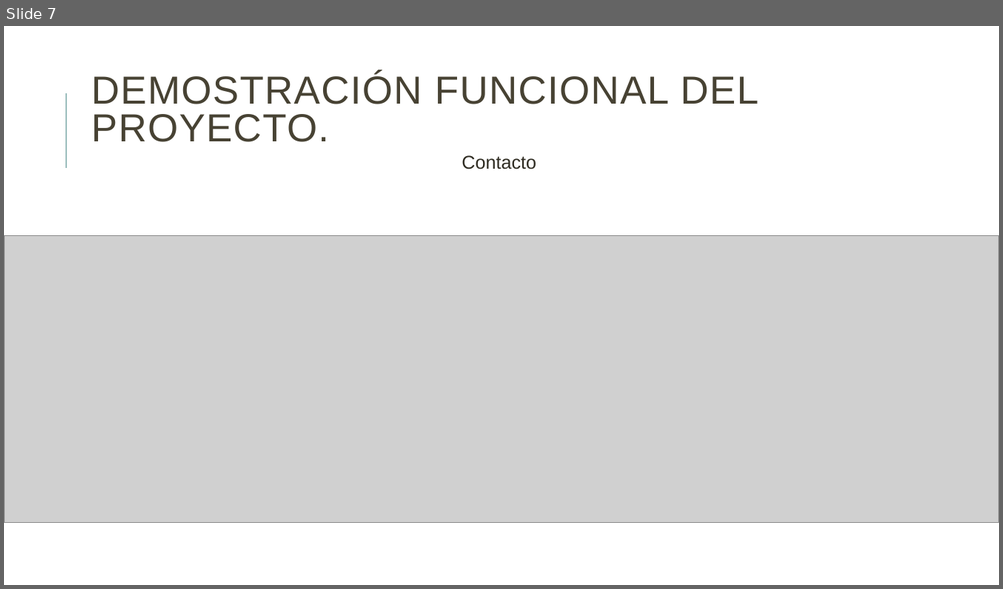
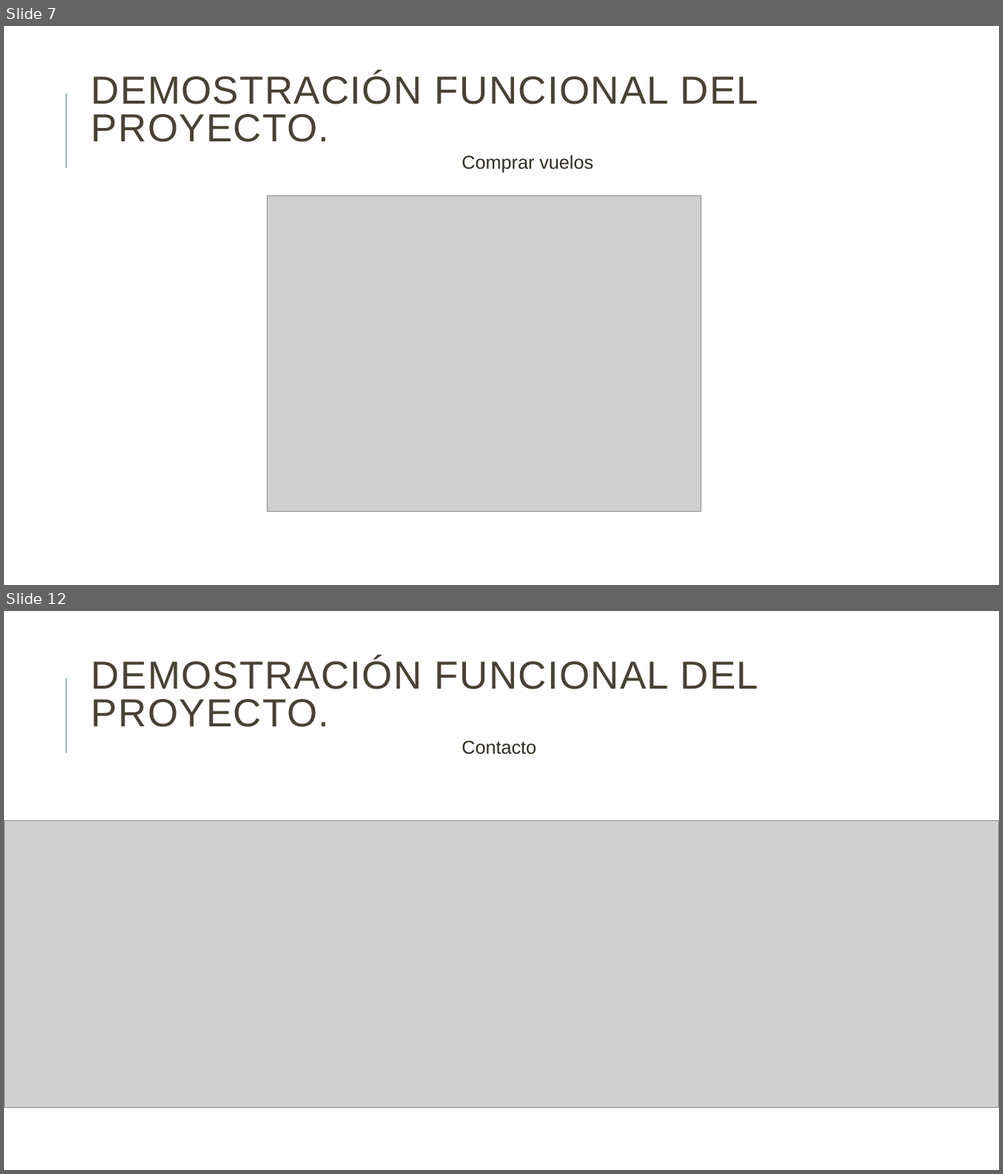
Before and after one commit to danielallhoff/M17-G4-AirDSS, a slide deck: AIRDSS.pptx. Shown one above the other, each under a label of ours: slide 7 before the commit, slides 7 and 12 after it; the slides between them are not shown. The pictures are 1003x589 and 1003x1174 pixels, drawn with LibreOffice and Linux fonts; fonts in the diff are those of the drawing; grey boxes stand for pictures. Boxes give left, top, right and bottom in pixels: in the first picture for what was removed or moved away, otherwise in the second. Text is boxed around its words. In the diff, an @@ line names an element or a change of style, - is before the commit and + after.

```diff
--- a/AIRDSS.pptx
+++ b/AIRDSS.pptx
@@ slide 7 added at box(4, 26, 999, 585), background #FFFFFF; not listed: 1 template element that a slide beside it also shows @@
@@ title added at box(91, 72, 759, 142), 37.8 pt, text #474233 @@
+DEMOSTRACIÓN FUNCIONAL DEL PROYECTO.
@@ text added at box(461, 155, 593, 173), 18 pt, text #2E2B21 @@
+Comprar vuelos
@@ picture added at box(267, 196, 701, 511) @@
@@ what was slide 7 is now slide 12 @@
```
Also in this commit, not shown: 1 slide changed, 4 other slides added, 4 other files.
